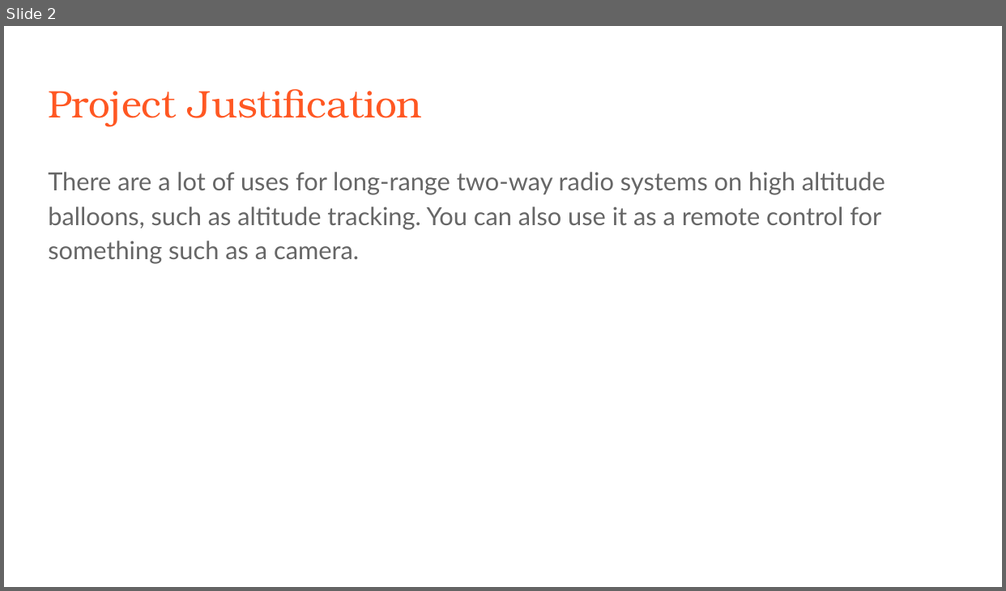
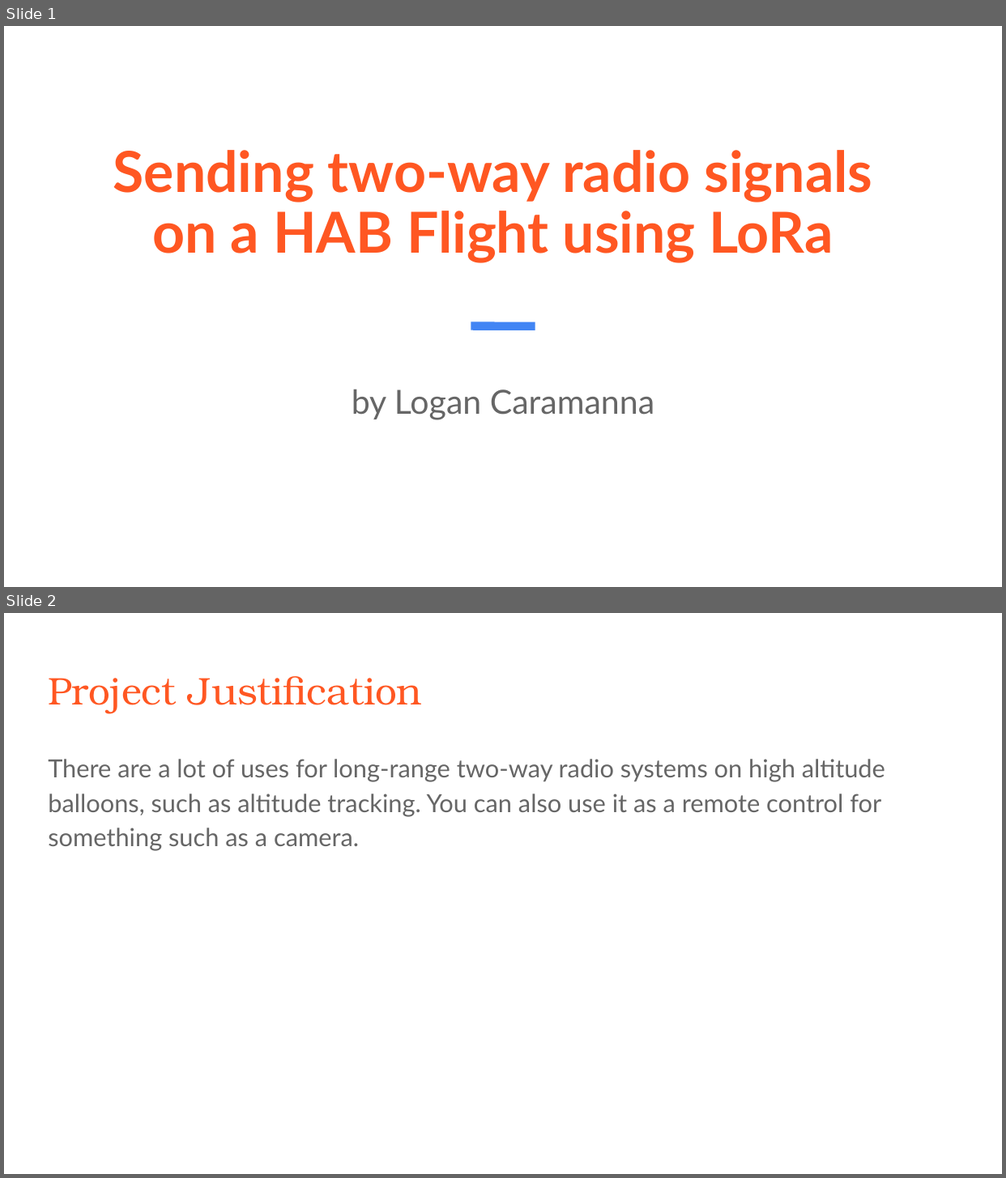
Before and after one commit to stratoscience25/arduino-workshop-logan, a slide deck: Ham xposition presentation/LoganCaramanna_PitchDeck.odp. Shown one above the other, each under a label of ours: slide 2 before the commit, slides 1 and 2 after it. The pictures are 1006x591 and 1006x1178 pixels, drawn with LibreOffice and Linux fonts; fonts in the diff are those of the drawing. Boxes give left, top, right and bottom in pixels: in the first picture for what was removed or moved away, otherwise in the second. Text is boxed around its words. In the diff, an @@ line names an element or a change of style, - is before the commit and + after.

```diff
--- a/Ham xposition presentation/LoganCaramanna_PitchDeck.odp
+++ b/Ham xposition presentation/LoganCaramanna_PitchDeck.odp
@@ slide 1 added at box(4, 26, 1002, 587), background #FFFFFF @@
@@ title added at box(113, 150, 873, 263), 40.8 pt, text #FF5722, bold @@
+Sending two-way radio signals
+on a HAB Flight using LoRa
@@ line added from (471, 327) to (535, 327), #4285F4 6.01 pt @@
@@ subtitle added at box(351, 389, 654, 420), 24 pt, text #666666 @@
+by Logan Caramanna
```
Also in this commit, not shown: 1 slide removed.
